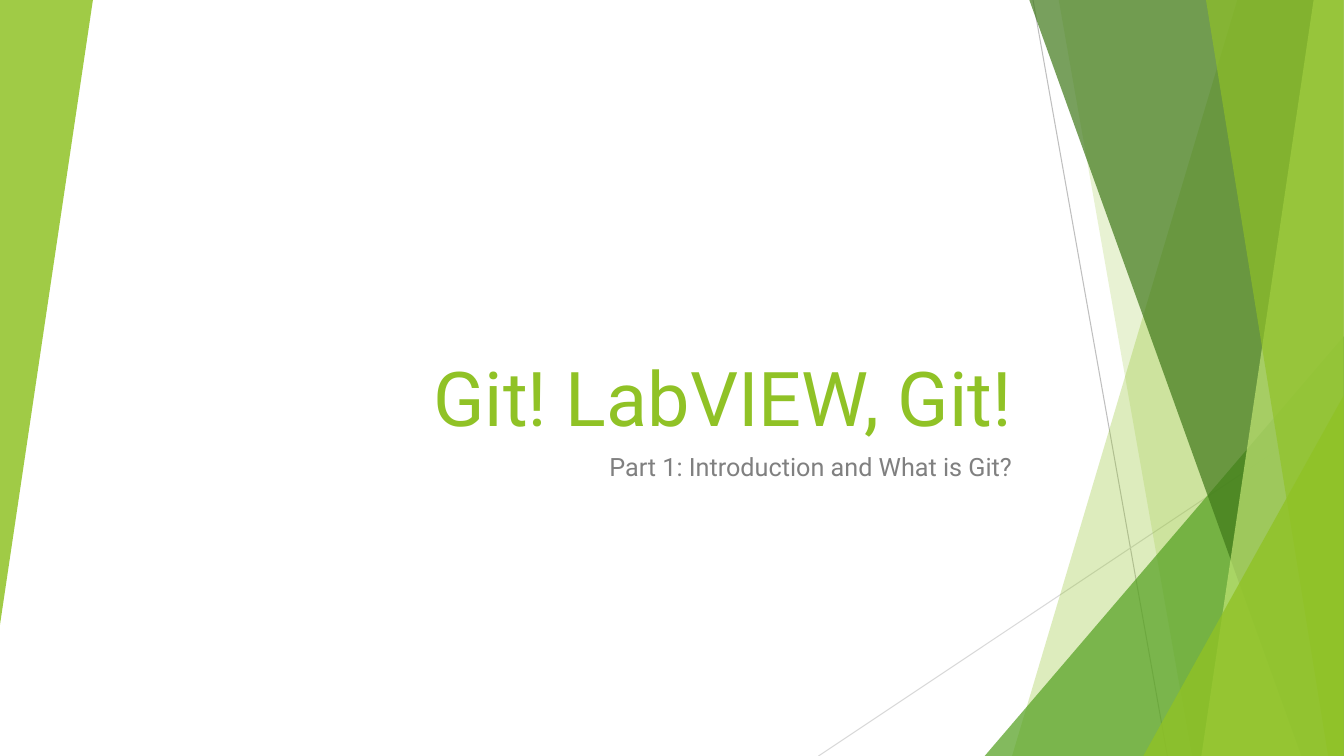
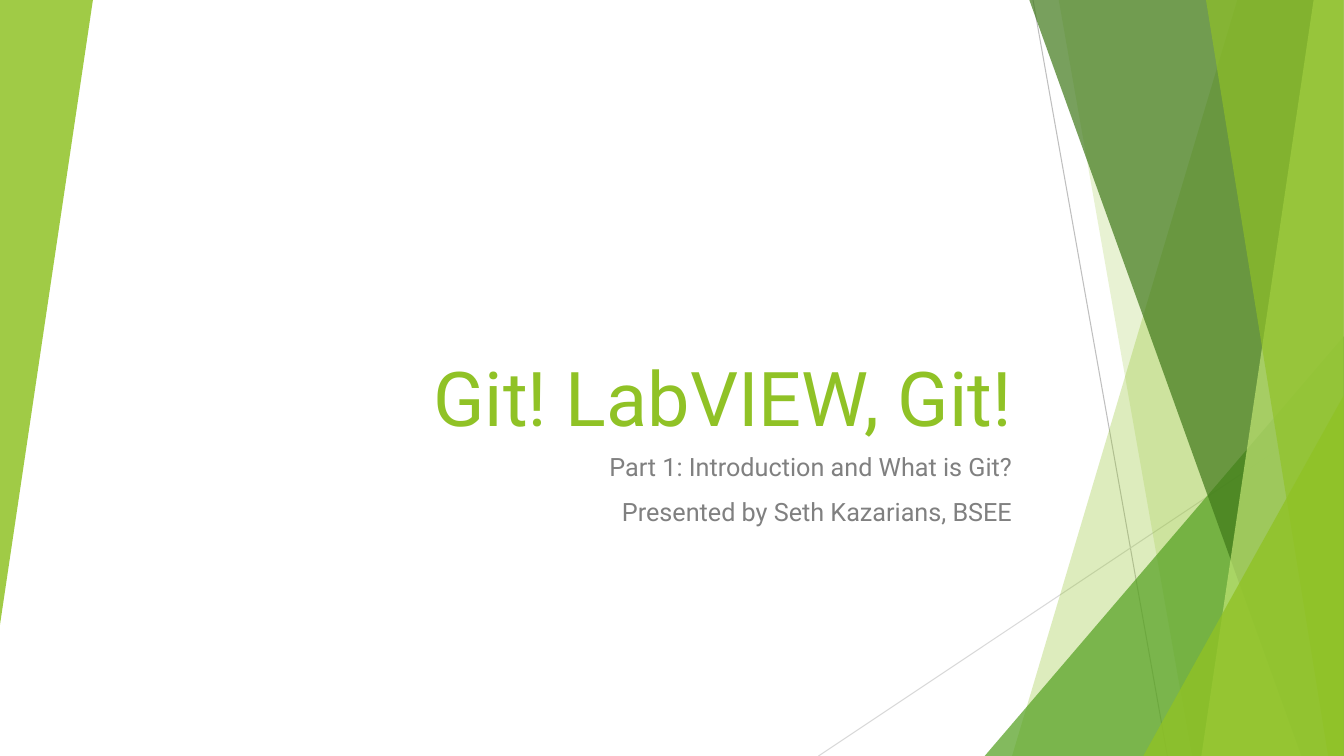
Before and after one commit to sethkaz/git-presentation, a slide deck: slide 1 of Git and LV.pptx. Drawn at 1344x756 pixels with LibreOffice and Linux fonts; fonts in the diff are those of the drawing. Boxes give left, top, right and bottom in pixels: in the first picture for what was removed or moved away, otherwise in the second. Text is boxed around its words. In the diff, an @@ line names an element or a change of style, - is before the commit and + after.

```diff
--- a/Git and LV.pptx
+++ b/Git and LV.pptx
@@ subtitle at <box>622,502,1012,527</box>: paragraph added @@
+Presented by Seth Kazarians, BSEE
```
Also in this commit, not shown: 9 other slides changed, 1 slide added.
